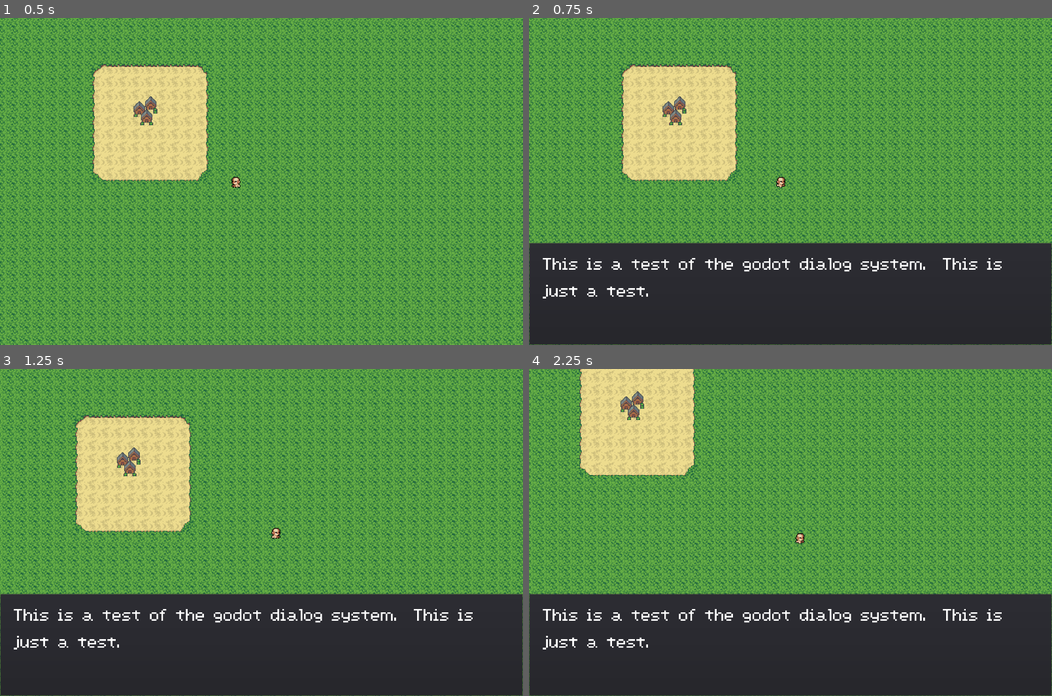
Above: before the commit, frames 1-4 (two rows, left to right).
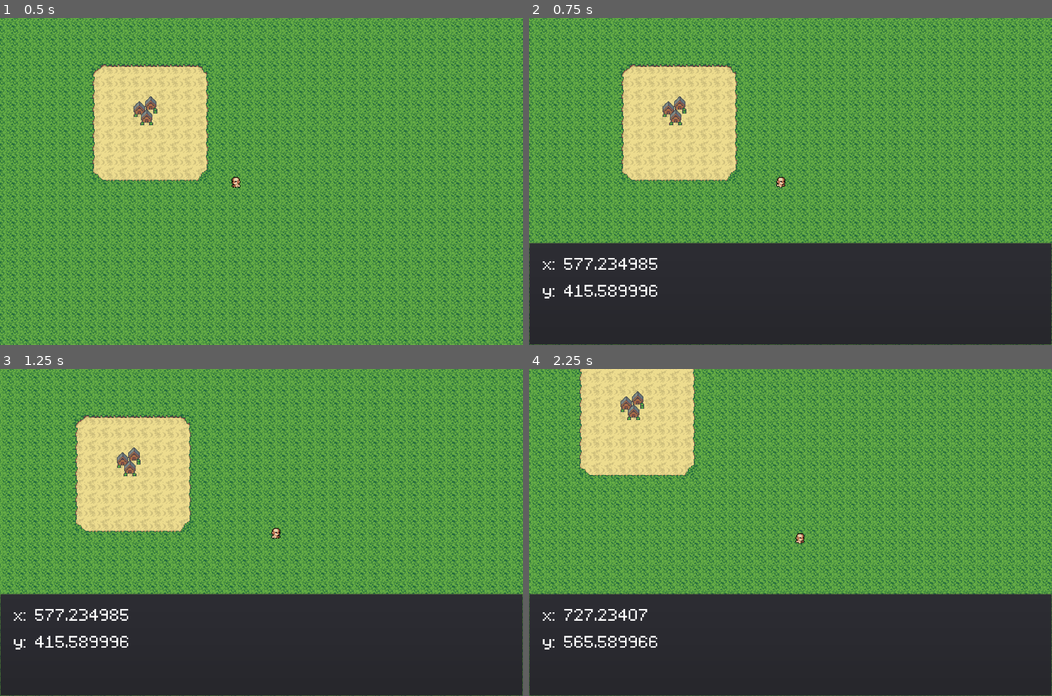
Above: after the commit, the same moments.

Repository: majormunky/MiniRPG
Game: Godot game, scene res://scenes/Game.tscn
Two runs of this game, one before a commit and one after it. Both use one fixed random seed, a clock stepped at 60 frames per second and the inputs below.
Inputs:
- Up to frame 1 (0.5 s): no input
- Up to frame 2 (0.75 s): tap Enter at 0.5 s; hold D (walk_right) from 0.53 s (still down); hold F (inspect) from 0.53 s (still down)
- Up to frame 3 (1.25 s): keep holding D (walk_right); keep holding F (inspect)
- Up to frame 4 (2.25 s): release D (walk_right) at 1.28 s; release F (inspect) at 1.28 s; hold S (walk_down) 1.28-2.03 s; tap F (inspect) at 1.35 s; hold D (walk_right) from 2.03 s (still down); hold F (inspect) from 2.03 s (still down)

Frame 1 is identical in both runs. In frame 2, 1.5% of the frame differs, in the area x 2-91%, y 73-86%; in frame 3, 1.5%; in frame 4, 1.5%.

Commit message:
Added dialog script to help set the content easier

Diff:
--- /dev/null
+++ b/scenes/Dialog.gd
@@ -0,0 +1,6 @@
+extends PopupPanel
+
+onready var content = $MarginContainer/content
+
+func set_content(text):
+	content.text = text
--- a/scenes/Game.gd
+++ b/scenes/Game.gd
@@ -4,6 +4,7 @@
 onready var world_manager = $WorldManager
 onready var menu = $CanvasLayer/Menu
 onready var dialog = $CanvasLayer/Dialog
+onready var player = $Player
 
 func _ready():
 	pass
@@ -21,6 +22,8 @@
 		if dialog.visible:
 			dialog.visible = false
 		else:
+			# set the dialog text to our player position to help debug
+			dialog.set_content("x: " + str(player.position.x) + "\ny: " + str(player.position.y))
 			dialog.visible = true
 		print("inspect")
 
--- a/scenes/Game.tscn
+++ b/scenes/Game.tscn
@@ -1,9 +1,10 @@
-[gd_scene load_steps=7 format=2]
+[gd_scene load_steps=8 format=2]
 
 [ext_resource path="res://scenes/Menu.tscn" type="PackedScene" id=1]
 [ext_resource path="res://scenes/Player.tscn" type="PackedScene" id=2]
 [ext_resource path="res://scenes/WorldManager.gd" type="Script" id=3]
 [ext_resource path="res://scenes/Game.gd" type="Script" id=4]
+[ext_resource path="res://scenes/Dialog.gd" type="Script" id=5]
 
 [sub_resource type="DynamicFontData" id=1]
 antialiased = false
@@ -35,6 +36,7 @@
 margin_right = 1280.0
 margin_bottom = 800.0
 rect_min_size = Vector2( 1280, 250 )
+script = ExtResource( 5 )
 __meta__ = {
 "_edit_use_anchors_": false
 }
